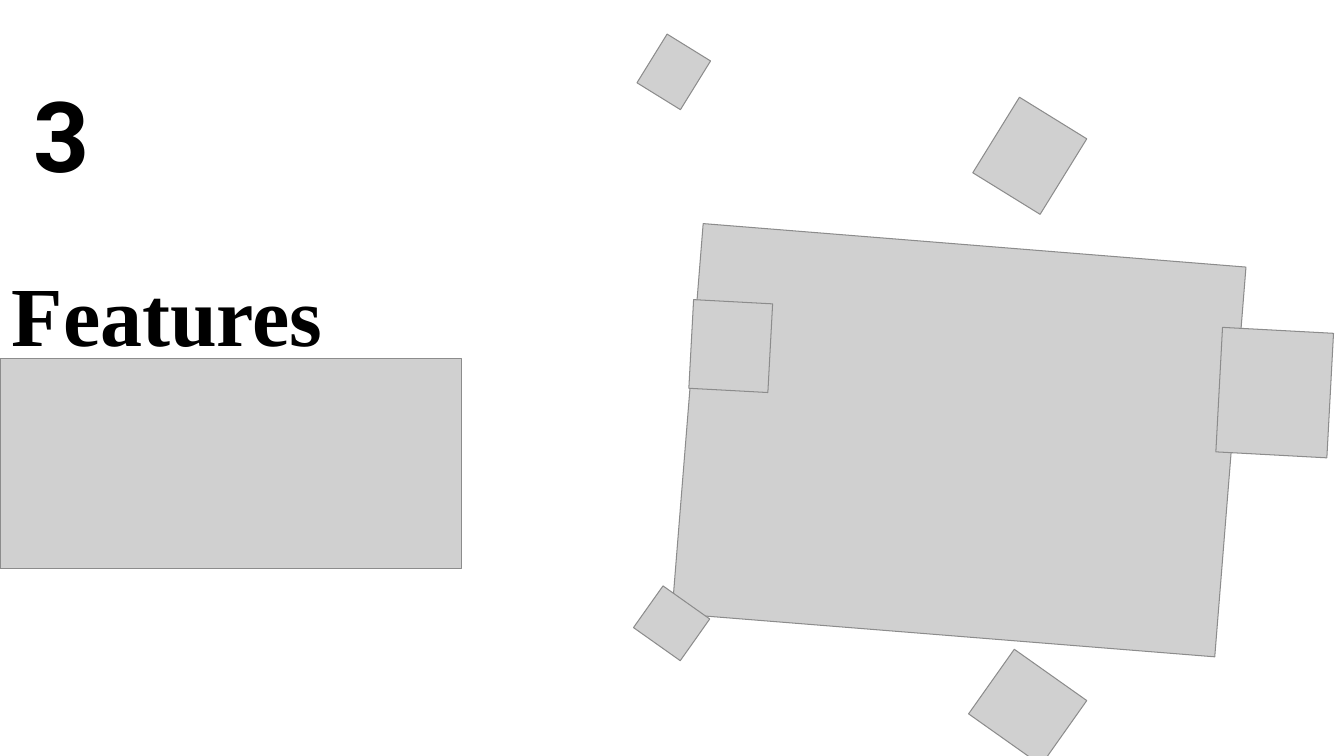
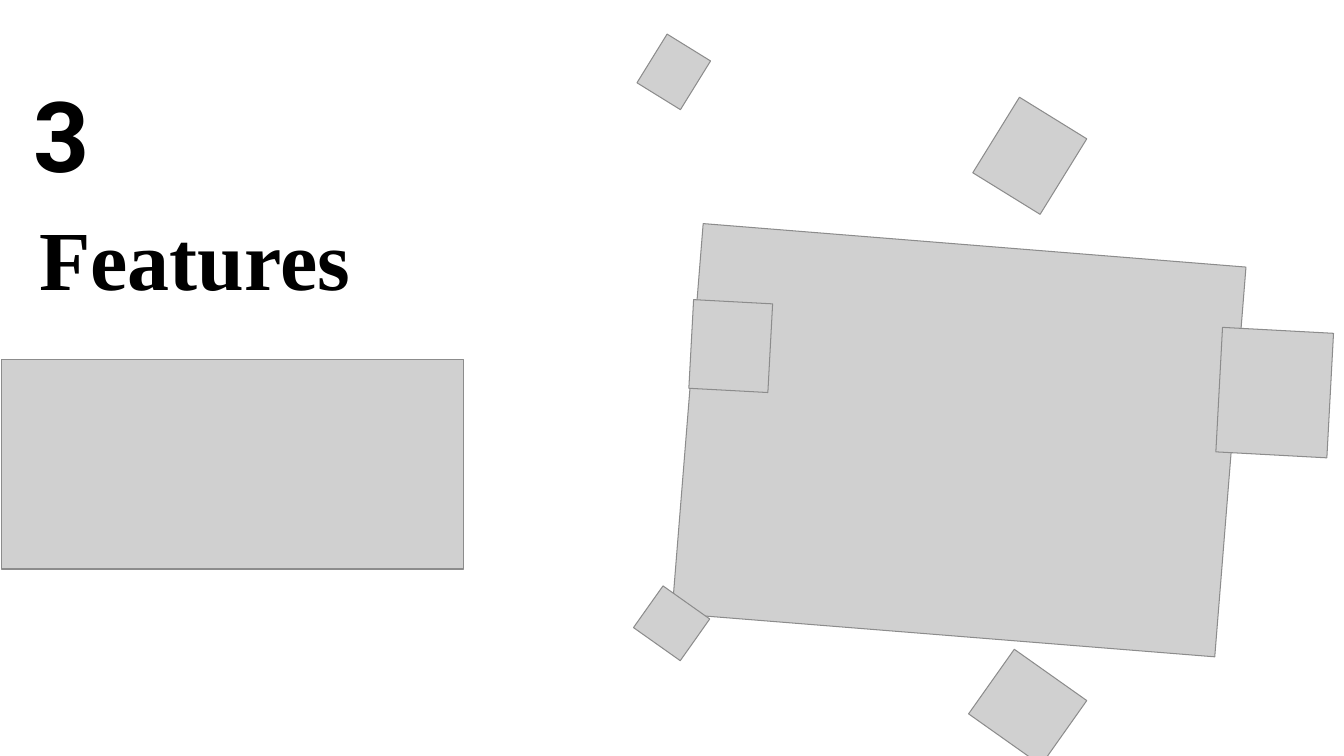
Before and after one commit to PinkPigPinkPig/seminar-rsc, a slide deck: slide 15 of RSC final.pptx. Drawn at 1344x756 pixels with LibreOffice and Linux fonts; fonts in the diff are those of the drawing; grey boxes stand for pictures; background and template pictures are left out. Boxes give left, top, right and bottom in pixels: in the first picture for what was removed or moved away, otherwise in the second. Text is boxed around its words. In the diff, an @@ line names an element or a change of style, - is before the commit and + after.

```diff
--- a/RSC final.pptx
+++ b/RSC final.pptx
@@ text "Features" rewrapped from [12, 291, 323, 362] to [39, 235, 350, 291] @@
```
Also in this commit, not shown: 14 other slides changed, 7 slides added, 6 slides removed.
